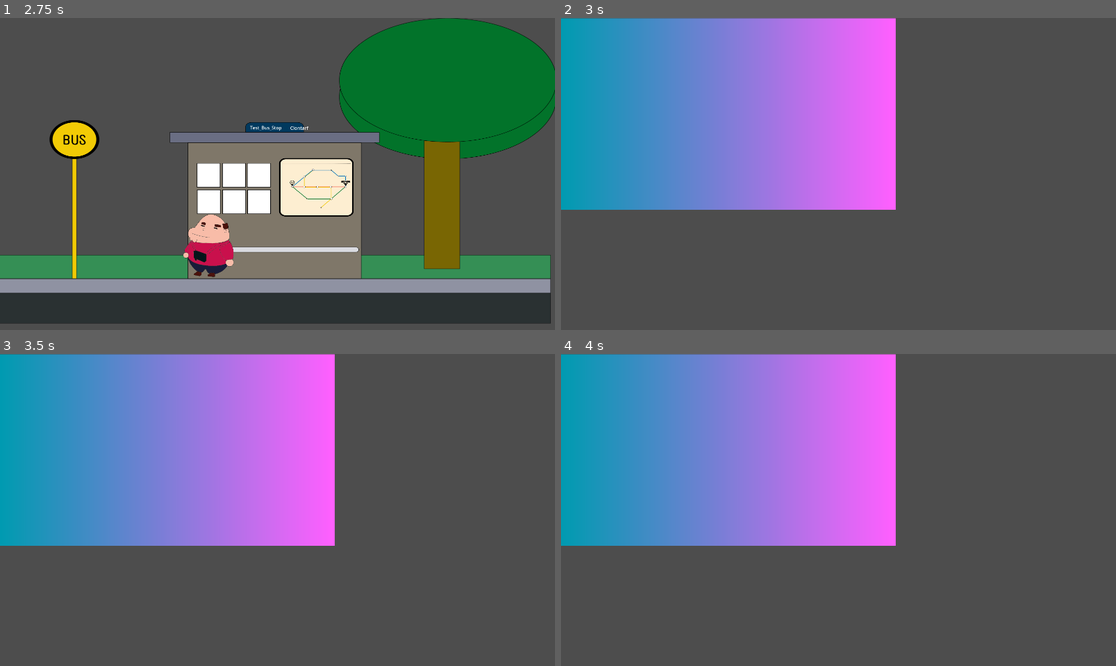
Above: before the commit, frames 1-4 (two rows, left to right).
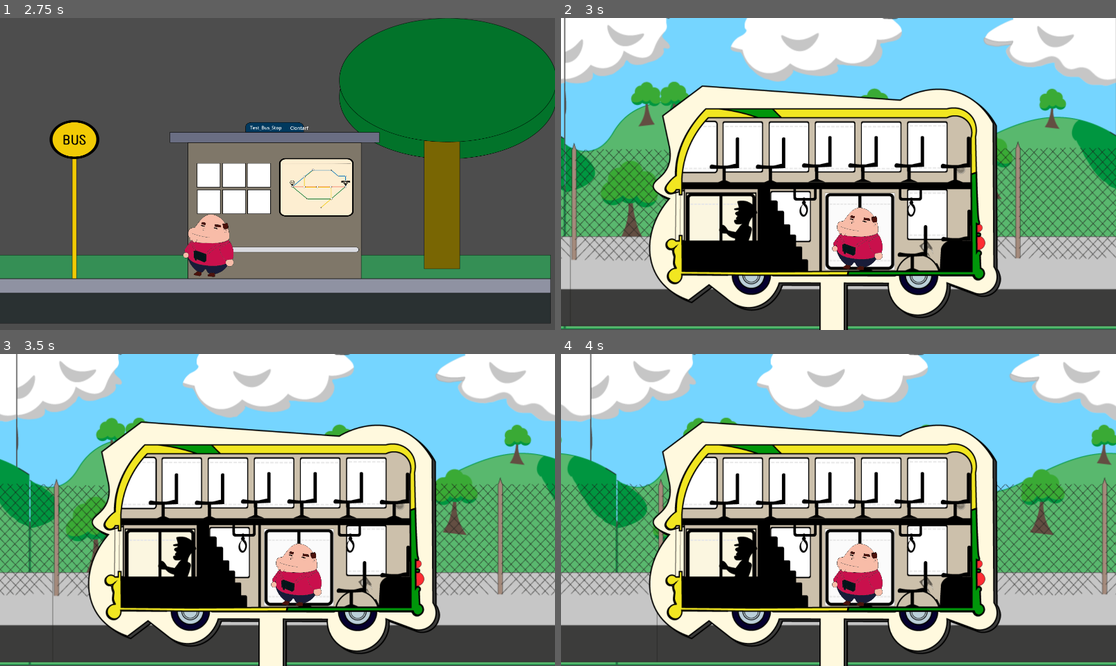
Above: after the commit, the same moments.

Repository: Frut0ss/bus
Game: Godot game, scene res://scenes/game.tscn
Same seed, same stepped clock (60 frames per second), same inputs: the game is played once before the commit and once after it.
Inputs (mouse positions are in pixels of both pictures, inside the frame that each line leads up to):
- Up to frame 1 (2.75 s): tap Enter at 0.5, 2 s; move the mouse to (399, 158) at 0.52 s; hold E (Embark) 0.53-1.28 s; tap Space at 0.77, 1.25, 1.52 s; move the mouse to (166, 189) at 1.27 s; click (166, 189) at 1.35 s; move the mouse to (333, 105) at 2.02 s; hold E (Embark) from 2.03 s (still down)
- Up to frame 2 (3 s): tap Space at 2.75 s; move the mouse to (810, 236) at 2.77 s; release E (Embark) at 2.78 s; click (810, 236) at 2.85 s
- Up to frame 3 (3.5 s): tap Space at 3.02 s
- Up to frame 4 (4 s): move the mouse to (1005, 556) at 3.52 s; hold E (Embark) from 3.53 s (still down); tap Space at 3.77 s

Frame 1 is identical in both runs. In frame 2, 89% of the frame differs, in the area x 0-100%, y 0-100%; in frame 3, 89%; in frame 4, 89%.

Commit message:
Added Parallax effect to bus_interior scene.

Diff:
--- a/scenes/bus.tscn
+++ b/scenes/bus.tscn
@@ -1,7 +1,7 @@
 [gd_scene load_steps=4 format=3 uid="uid://cqrqpurv7hlpc"]
 
 [ext_resource type="Script" uid="uid://daeq1mg3l8kkm" path="res://scenes/bus.gd" id="1_stnsb"]
-[ext_resource type="Texture2D" uid="uid://xnwqfwa675tb" path="res://assets/bus_stop/1x/Bus.png" id="1_t7ha2"]
+[ext_resource type="Texture2D" uid="uid://qhe3oyn0yvmd" path="res://assets/bus_stop/1x/BusVector.png" id="2_stnsb"]
 
 [sub_resource type="RectangleShape2D" id="RectangleShape2D_stnsb"]
 size = Vector2(300, 500.5)
@@ -18,9 +18,9 @@
 shape = SubResource("RectangleShape2D_stnsb")
 
 [node name="Sprite2D" type="Sprite2D" parent="."]
-position = Vector2(2, -4)
-scale = Vector2(0.86456, 0.86456)
-texture = ExtResource("1_t7ha2")
+position = Vector2(93, 153)
+scale = Vector2(0.623283, 0.623283)
+texture = ExtResource("2_stnsb")
 
 [node name="BoardingPosition" type="Marker2D" parent="."]
 position = Vector2(-165, 224)
--- /dev/null
+++ b/scenes/interior_scene.gd
@@ -0,0 +1,10 @@
+extends Node2D
+
+@export var scroll_speed = 300.0
+var is_moving = true
+
+func _process(delta):
+	if is_moving:
+		# The ParallaxBackground will handle the different speeds for each layer
+		# based on their motion_scale values
+		$ParallaxBackground.scroll_offset.x += scroll_speed * delta
--- a/scenes/interior_scene.tscn
+++ b/scenes/interior_scene.tscn
@@ -1,14 +1,47 @@
-[gd_scene load_steps=3 format=3 uid="uid://cyymcyw1xak1t"]
+[gd_scene load_steps=7 format=3 uid="uid://cyymcyw1xak1t"]
 
-[sub_resource type="Gradient" id="Gradient_jt8vs"]
-colors = PackedColorArray(0, 0.607843, 0.694118, 1, 1, 0.376471, 1, 1)
-
-[sub_resource type="GradientTexture2D" id="GradientTexture2D_e63e4"]
-gradient = SubResource("Gradient_jt8vs")
+[ext_resource type="Texture2D" uid="uid://c82lkv8gnwmap" path="res://assets/bus_interior/BusInterior.png" id="1_e63e4"]
+[ext_resource type="Script" uid="uid://c5m1a1bnl5ktb" path="res://scenes/interior_scene.gd" id="1_mnpsb"]
+[ext_resource type="PackedScene" uid="uid://4ngfelrrcq6c" path="res://scenes/character_player.tscn" id="2_wpy3y"]
+[ext_resource type="Texture2D" uid="uid://cmpk8y4mbgr0n" path="res://assets/bus_interior/BackPlan.png" id="3_12ok6"]
+[ext_resource type="Texture2D" uid="uid://cjmx04hofkq3q" path="res://assets/bus_interior/MiddlePlan.png" id="4_mnpsb"]
+[ext_resource type="Texture2D" uid="uid://coqx4hmln6ifb" path="res://assets/bus_interior/FirstPlan.png" id="5_s2p38"]
 
 [node name="InteriorScene" type="Node2D"]
+script = ExtResource("1_mnpsb")
 
-[node name="Sprite2D" type="Sprite2D" parent="."]
-position = Vector2(576.5, 332.75)
-scale = Vector2(18.1406, 10.3516)
-texture = SubResource("GradientTexture2D_e63e4")
+[node name="BusInterior" type="Sprite2D" parent="."]
+position = Vector2(913, 718)
+scale = Vector2(1.70606, 1.70606)
+texture = ExtResource("1_e63e4")
+
+[node name="CharacterPlayer" parent="." instance=ExtResource("2_wpy3y")]
+position = Vector2(1025, 871)
+
+[node name="ParallaxBackground" type="ParallaxBackground" parent="."]
+
+[node name="Far" type="ParallaxLayer" parent="ParallaxBackground"]
+motion_scale = Vector2(0.3, 0.3)
+motion_mirroring = Vector2(1909, 0)
+
+[node name="Sprite2D" type="Sprite2D" parent="ParallaxBackground/Far"]
+position = Vector2(956.924, 288.75)
+scale = Vector2(2.40535, 2.40535)
+texture = ExtResource("3_12ok6")
+
+[node name="Medium" type="ParallaxLayer" parent="ParallaxBackground"]
+motion_scale = Vector2(0.6, 0.6)
+motion_mirroring = Vector2(1925, 0)
+
+[node name="Sprite2D" type="Sprite2D" parent="ParallaxBackground/Medium"]
+position = Vector2(1112, 645)
+scale = Vector2(2.42416, 2.42416)
+texture = ExtResource("4_mnpsb")
+
+[node name="Close" type="ParallaxLayer" parent="ParallaxBackground"]
+motion_mirroring = Vector2(1920, 0)
+
+[node name="Sprite2D" type="Sprite2D" parent="ParallaxBackground/Close"]
+position = Vector2(959, 746)
+scale = Vector2(2.42803, 2.42803)
+texture = ExtResource("5_s2p38")
Binary file added: assets/bus_interior/BackPlan.png
Not shown, added: assets/bus_interior/BackPlan.png.import
Not shown, added: assets/bus_interior/BusInterior.png.import
Binary file added: assets/bus_interior/FirstPlan.png
Not shown, added: assets/bus_interior/FirstPlan.png.import
Binary file added: assets/bus_interior/MiddlePlan.png
Not shown, added: assets/bus_interior/MiddlePlan.png.import
Not shown, added: assets/bus_stop/1x/BusVector.png.import
Not shown, added: scenes/interior_scene.gd.uid
